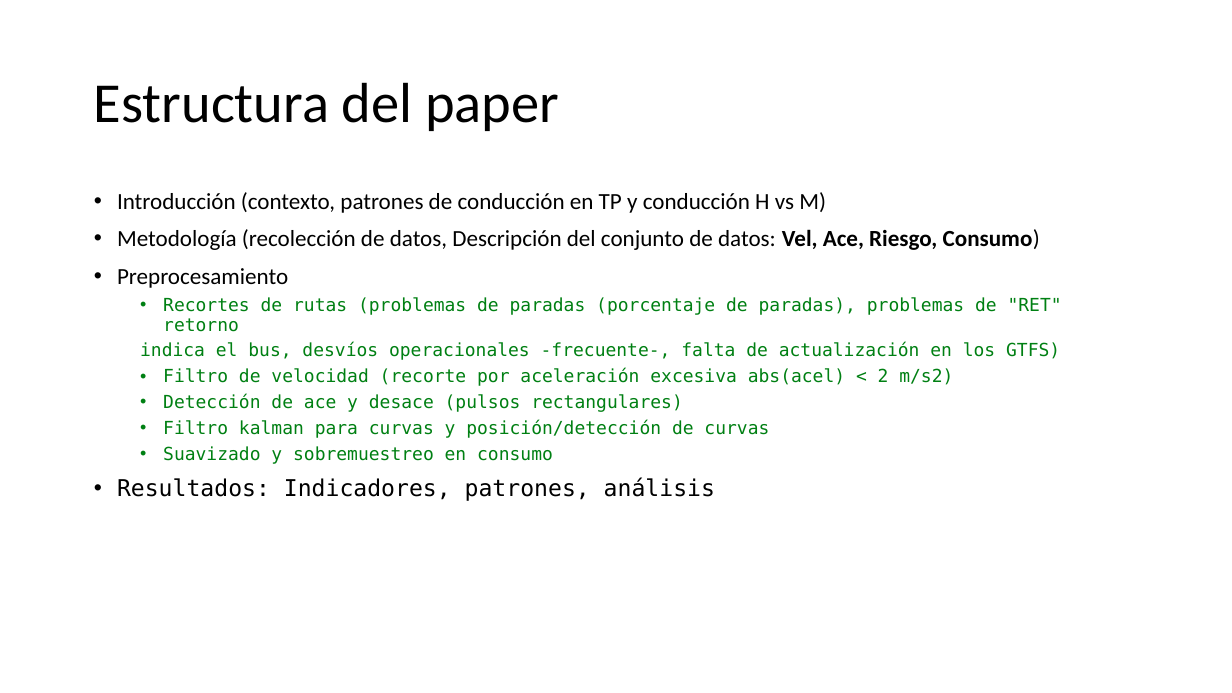
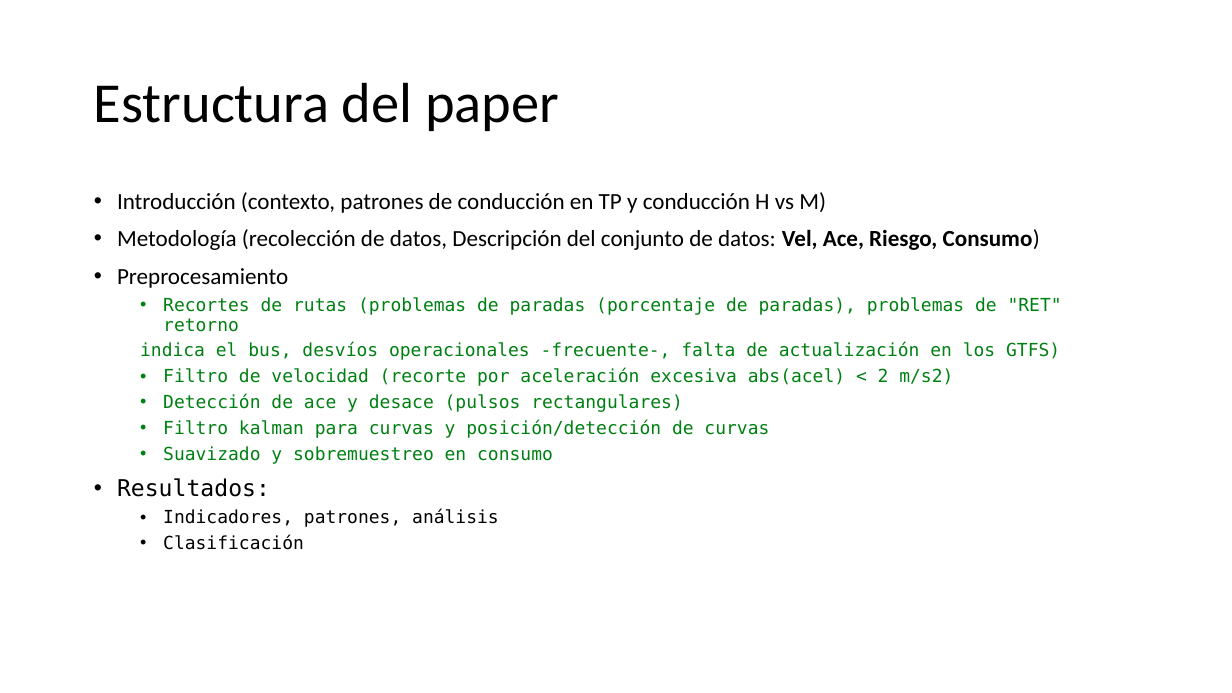
Before and after one commit to Jeisson177/scripts-tesis, a slide deck: slide 2 of Patrones de conducción.pptx. Drawn at 1232x693 pixels with LibreOffice and Linux fonts; fonts in the diff are those of the drawing. Boxes give left, top, right and bottom in pixels: in the first picture for what was removed or moved away, otherwise in the second. Text is boxed around its words. In the diff, an @@ line names an element or a change of style, - is before the commit and + after.

```diff
--- a/Patrones de conducción.pptx
+++ b/Patrones de conducción.pptx
@@ text at bbox=[117, 478, 499, 550]: text changed; size 18 to 14 pt @@
-• Resultados: Indicadores, patrones, análisis
+• Resultados:
+  • Indicadores, patrones, análisis
+  • Clasificación
```
Also in this commit, not shown: 8 other slides changed, 11 slides added, 20 other files.
